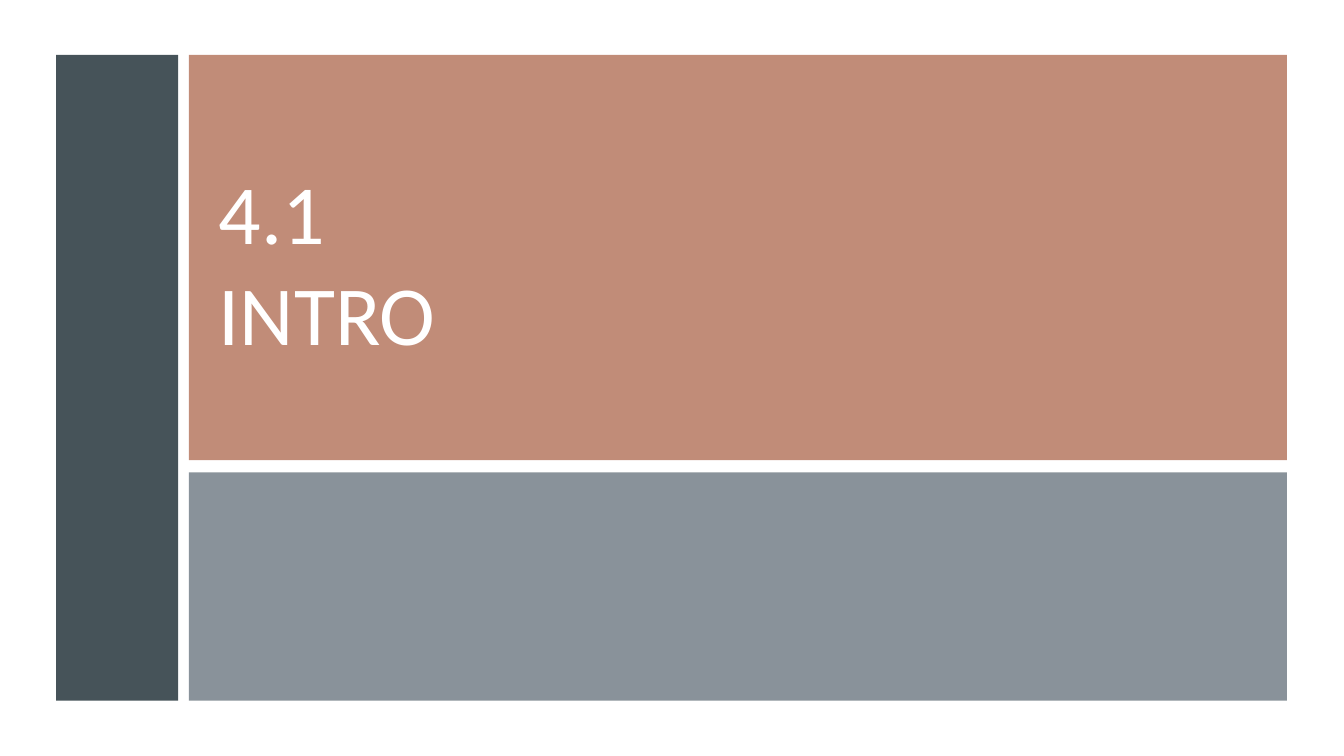
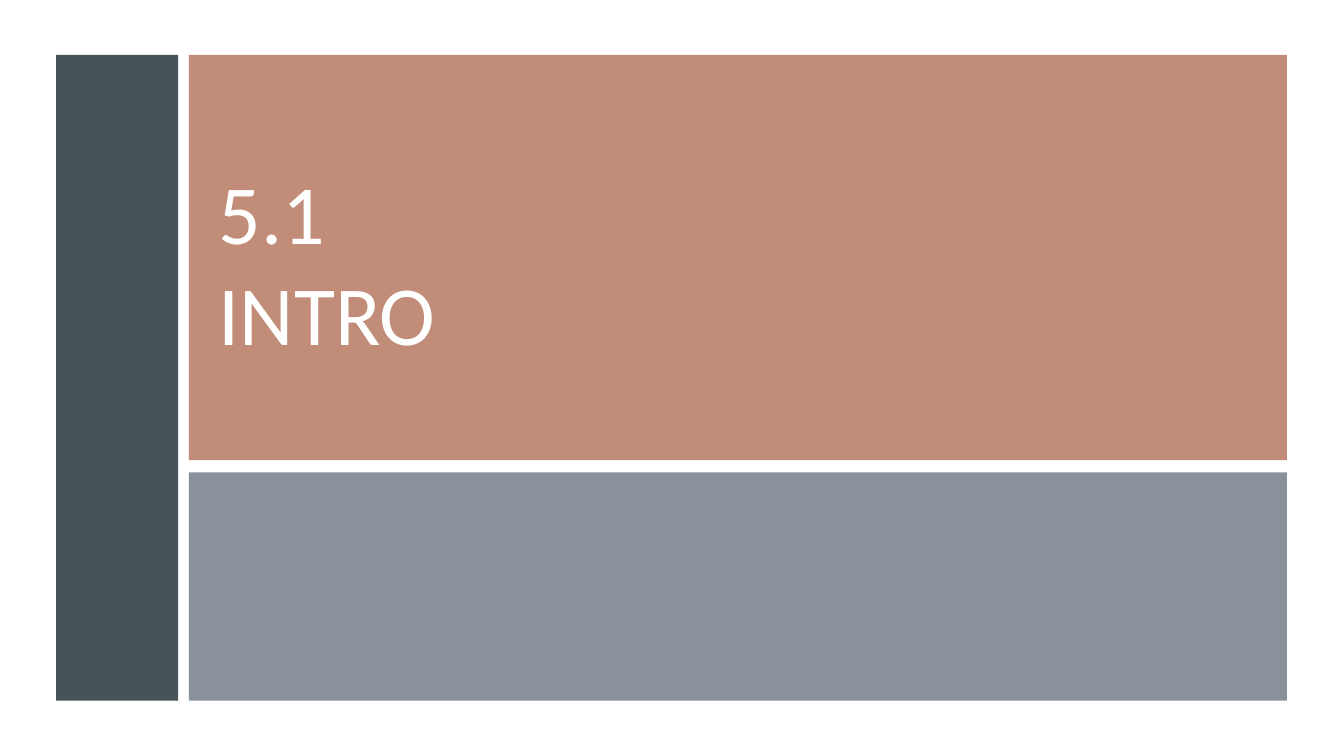
Before and after one commit to gisynw/ssj-376, a slide deck: slide 3 of docs/Lectures/Week05/Week05_Park02.pptx. Drawn at 1344x756 pixels with LibreOffice and Linux fonts; fonts in the diff are those of the drawing. Boxes give left, top, right and bottom in pixels: in the first picture for what was removed or moved away, otherwise in the second. Text is boxed around its words. In the diff, an @@ line names an element or a change of style, - is before the commit and + after.

```diff
--- a/docs/Lectures/Week05/Week05_Park02.pptx
+++ b/docs/Lectures/Week05/Week05_Park02.pptx
@@ title at box(219, 190, 436, 346): text changed @@
-4.1
-INTRO
+5.1
+INTRO
```
Also in this commit, not shown: 7 other slides changed, 7 slides added, 4 slides removed, 2 other files.
